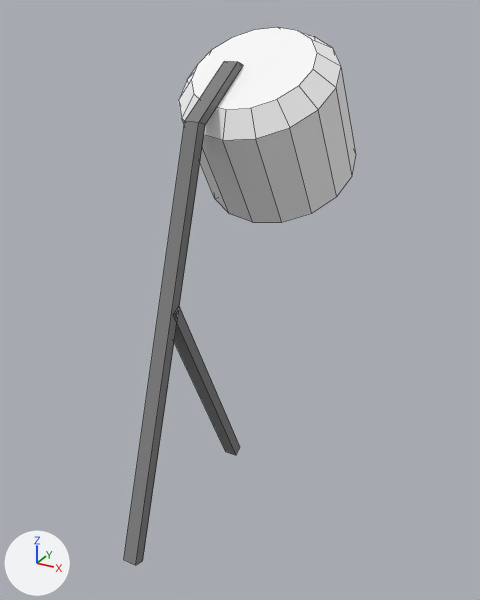
What one commit did to the Blender file Content/New 3D Models/DeskLamp.blend.
Before and after are seen from a 50 mm camera at (3.83, -7.45, 6.08) aimed at (0.11, -0.69, 2.7). Every picture has the same lights, and +X, +Y and +Z are marked at lower left. Mesh edges are drawn as thin lines.
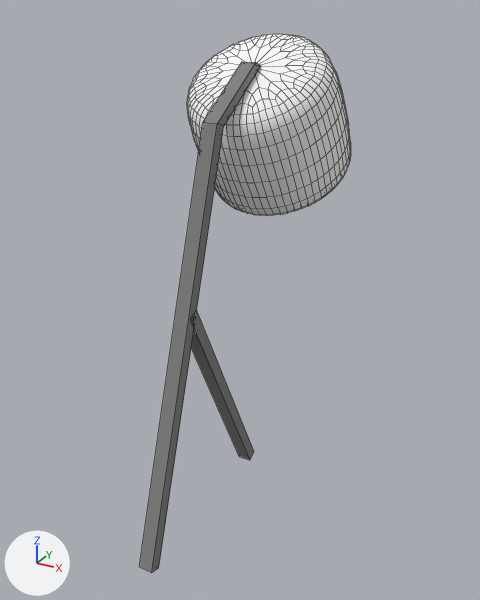
Location of each change, [x1, y1, x2, y2] in pixels of the pictures (480 x 600 px):
'Cylinder', shading changed, modifiers changed (7% narrower, 7% shorter)
    before: [179, 27, 356, 222]
    after: [187, 34, 351, 216]
'Cube', moved
    before: [124, 61, 243, 565]
    after: [139, 62, 261, 573]
'Cube.002', moved
    before: [173, 306, 240, 455]
    after: [191, 311, 254, 460]

The edits, one by one:
me_cylinder has 80 vertices, 66 faces and spans x -1.0..1.0, y -1.0..1.0, z -1.0..0.61.
me_cylinder is used by ob_cylinder; location (0.0, 0.36, 4.61); rotation (-2.571, 0.0, 0.0), in degrees (-147, 0, 0).
me_cylinder part 1: all faces are now shaded smooth (66 of 66 changed).
Object 'Cube.002' (ob_cube_002) moves from (-0.23, -1.16, 1.75) to (0.01, -1.16, 1.75).
Object 'Cube' (ob_cube) moves from (-0.23, -1.77, 2.91) to (0.01, -1.77, 2.91).
Object 'Cylinder' (ob_cylinder) gains a SUBSURF modifier named 'Subsurf'.
